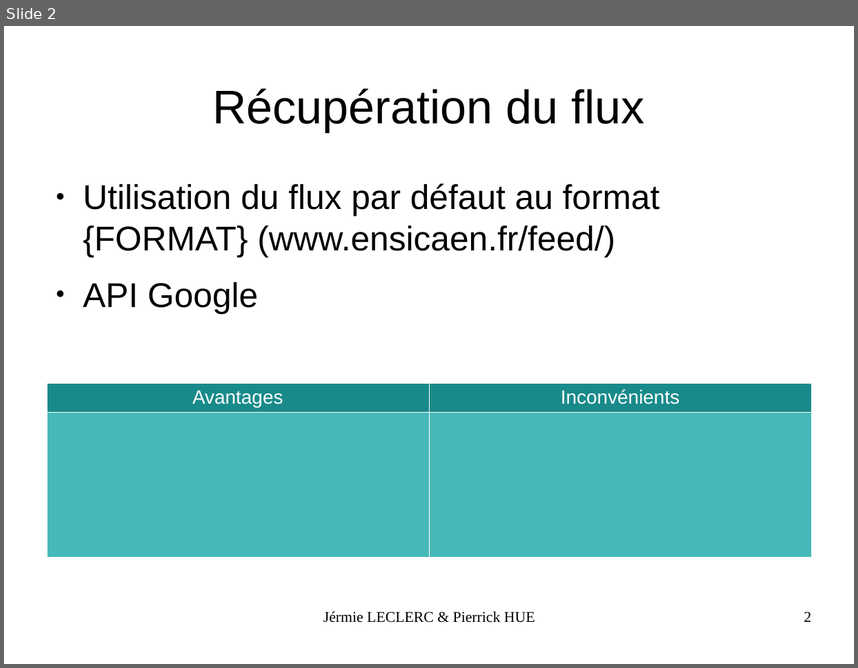
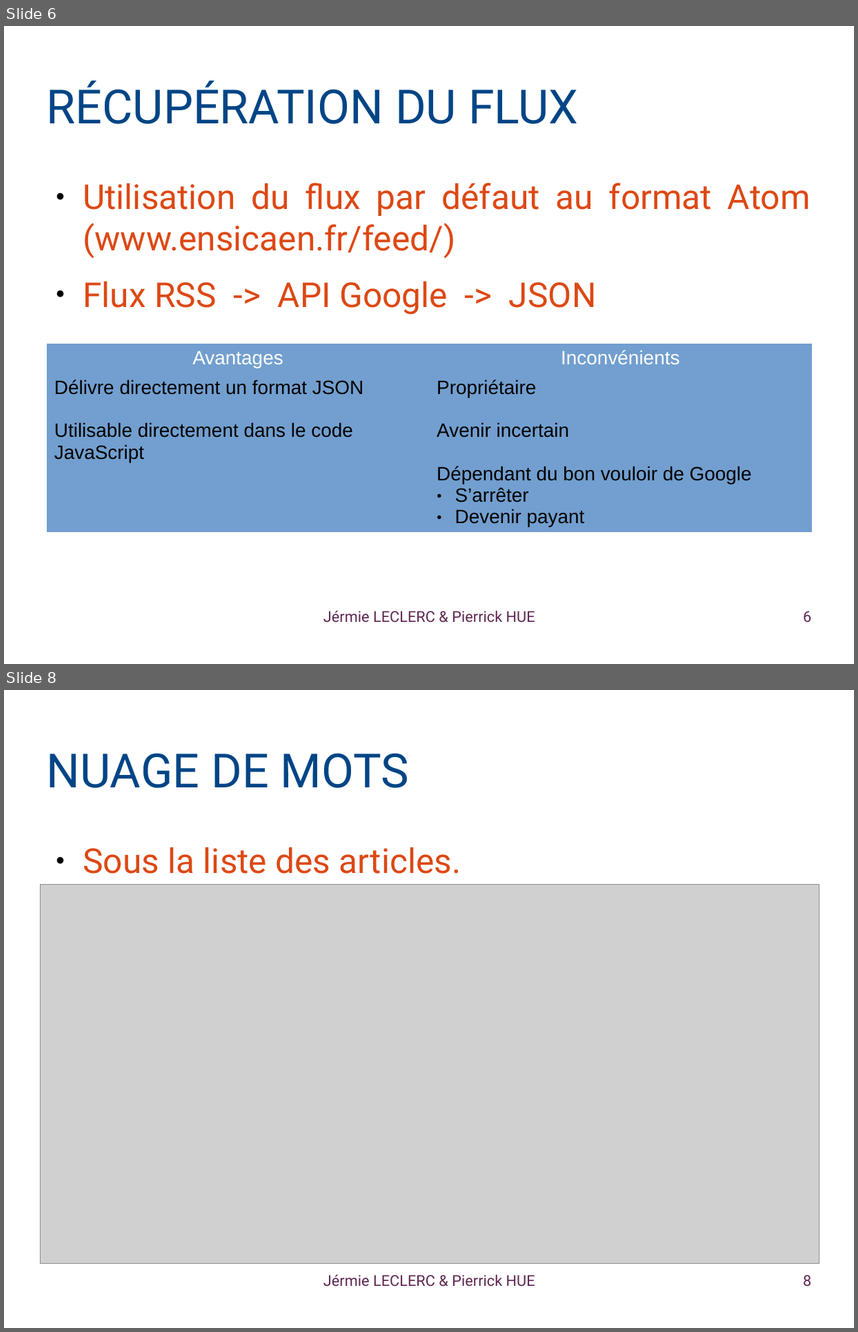
Before and after one commit to Jeremielc/ENSICaen_RSSFeedProject, a slide deck: Presentation/RSSFeedReader.odp. Shown one above the other, each under a label of ours: slide 2 before the commit, slides 6 and 8 after it; the slides between them are not shown. The pictures are 858x668 and 858x1332 pixels, drawn with LibreOffice and Linux fonts; fonts in the diff are those of the drawing; grey boxes stand for pictures; background and template pictures are left out. Boxes give left, top, right and bottom in pixels: in the first picture for what was removed or moved away, otherwise in the second. Text is boxed around its words. In the diff, an @@ line names an element or a change of style, - is before the commit and + after.

```diff
--- a/Presentation/RSSFeedReader.odp
+++ b/Presentation/RSSFeedReader.odp
@@ slide 8 added at [4, 690, 854, 1328], background picture (left out) @@
@@ title added at [47, 753, 409, 788], 44 pt, text #004586 @@
+NUAGE DE MOTS
@@ text added at [83, 847, 461, 874], 32 pt, text #DD4814 @@
+● Sous la liste des articles.
@@ picture added at [41, 885, 820, 1263] @@
@@ text added at [323, 1274, 535, 1286], 14 pt, text #5E2750 @@
+Jérmie LECLERC & Pierrick HUE
@@ page number added at [803, 1274, 811, 1286], 14 pt, text #5E2750 @@
+8
@@ what was slide 2 is now slide 6 @@
@@ slide 6 changed as well @@
@@ title at [47, 81, 579, 124]: text changed; font Arial to Roboto; text colour #000000 to #004586 @@
-Récupération du flux
+RÉCUPÉRATION DU FLUX
@@ text at [83, 183, 811, 314]: text changed; font Arial to Roboto; text colour #000000 to #DD4814 @@
-● Utilisation du flux par défaut au format {FORMAT} (www.ensicaen.fr/feed/)
-● API Google
+● Utilisation du flux par défaut au format Atom (www.ensicaen.fr/feed/)
+● Flux RSS -> API Google -> JSON
@@ table added at [46, 343, 812, 531], 2 rows, 2 columns @@
+Avantages | Inconvénients
+Délivre directement un format JSON / Utilisable directement dans le code JavaScript | Propriétaire / Avenir incertain / Dépendant du bon vouloir de Google / S’arrêter / Devenir payant
@@ table removed at [46, 383, 812, 557], 2 rows, 2 columns @@
-Avantages | Inconvénients
- | 
@@ text "Jérmie LECLERC & Pierrick HUE" at [323, 610, 535, 622]: font Times New Roman to Roboto, text colour #000000 to #5E2750 @@
@@ page number at [803, 610, 811, 622]: text changed; font Times New Roman to Roboto; text colour #000000 to #5E2750 @@
-2
+6
```
Also in this commit, not shown: 2 other slides changed, 4 other slides added, 18 other files.
